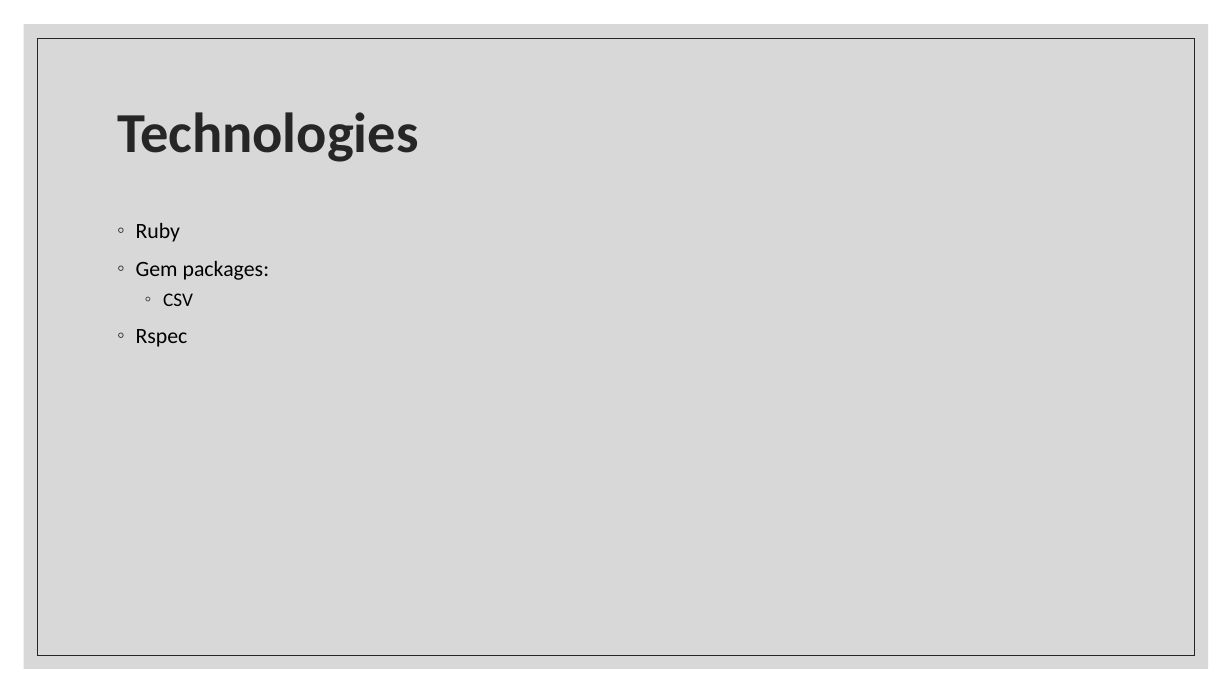
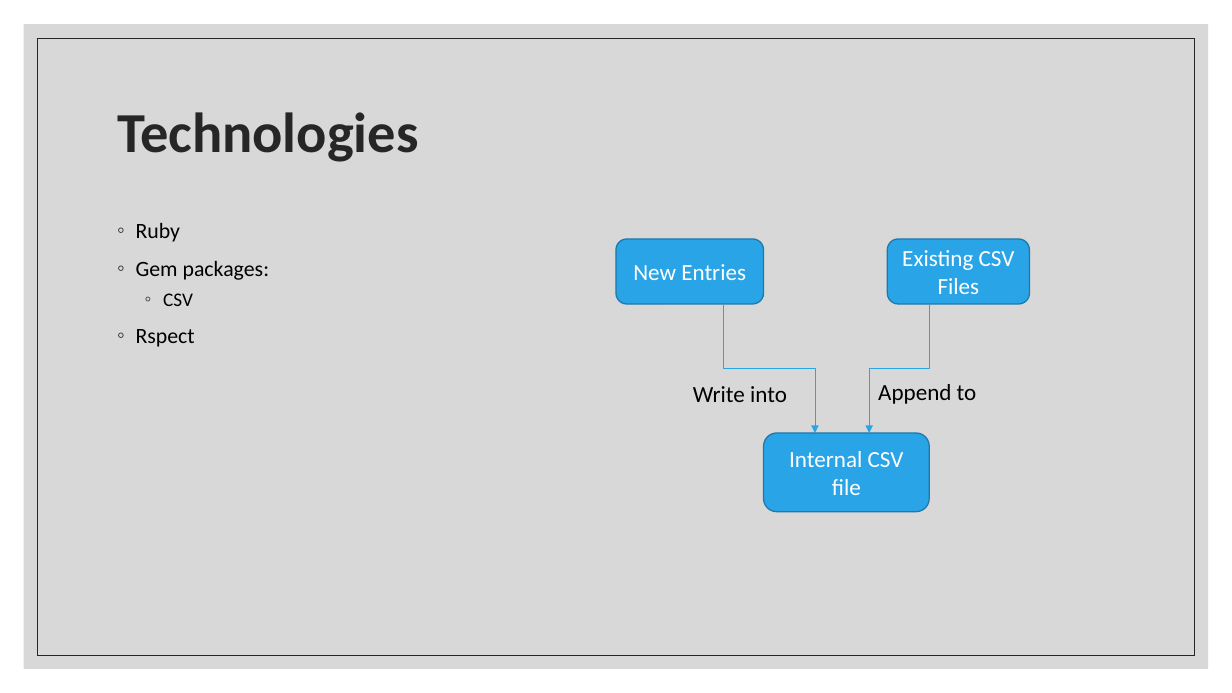
Before and after one commit to haden-liu/T1A3, a slide deck: slide 6 of Presentation1.pptx. Drawn at 1232x693 pixels with LibreOffice and Linux fonts; fonts in the diff are those of the drawing. Boxes give left, top, right and bottom in pixels: in the first picture for what was removed or moved away, otherwise in the second. Text is boxed around its words. In the diff, an @@ line names an element or a change of style, - is before the commit and + after.

```diff
--- a/Presentation1.pptx
+++ b/Presentation1.pptx
@@ rounded rectangle added at <box>616,239,764,304</box>, fill #29A4E7, outline #1E79AB 1 pt, 18 pt, text #FFFFFF @@
+New Entries
@@ rounded rectangle added at <box>887,239,1030,304</box>, fill #29A4E7, outline #1E79AB 1 pt, 18 pt, text #FFFFFF @@
+Existing CSV Files
@@ text at <box>136,329,195,347</box>: text changed @@
-◦ Rspec
+◦ Rspect
@@ elbow arrow added from (723, 304) to (815, 433), #29A4E7 0.5 pt @@
@@ elbow arrow added from (930, 304) to (870, 433), #29A4E7 0.5 pt @@
@@ text added at <box>693,386,787,402</box>, 18 pt, text #000000 @@
+Write into
@@ text added at <box>878,384,977,404</box>, 18 pt, text #000000 @@
+Append to
@@ rounded rectangle added at <box>763,433,929,512</box>, fill #29A4E7, outline #1E79AB 1 pt, 18 pt, text #FFFFFF @@
+Internal CSV file
```
Also in this commit, not shown: 2 other slides changed, 1 slide added, 12 other files.
